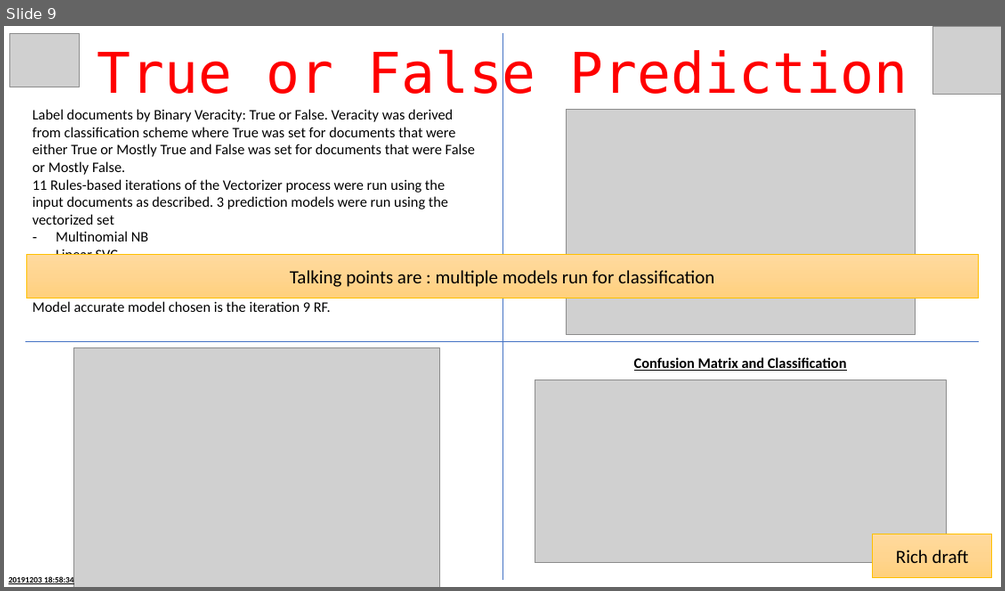
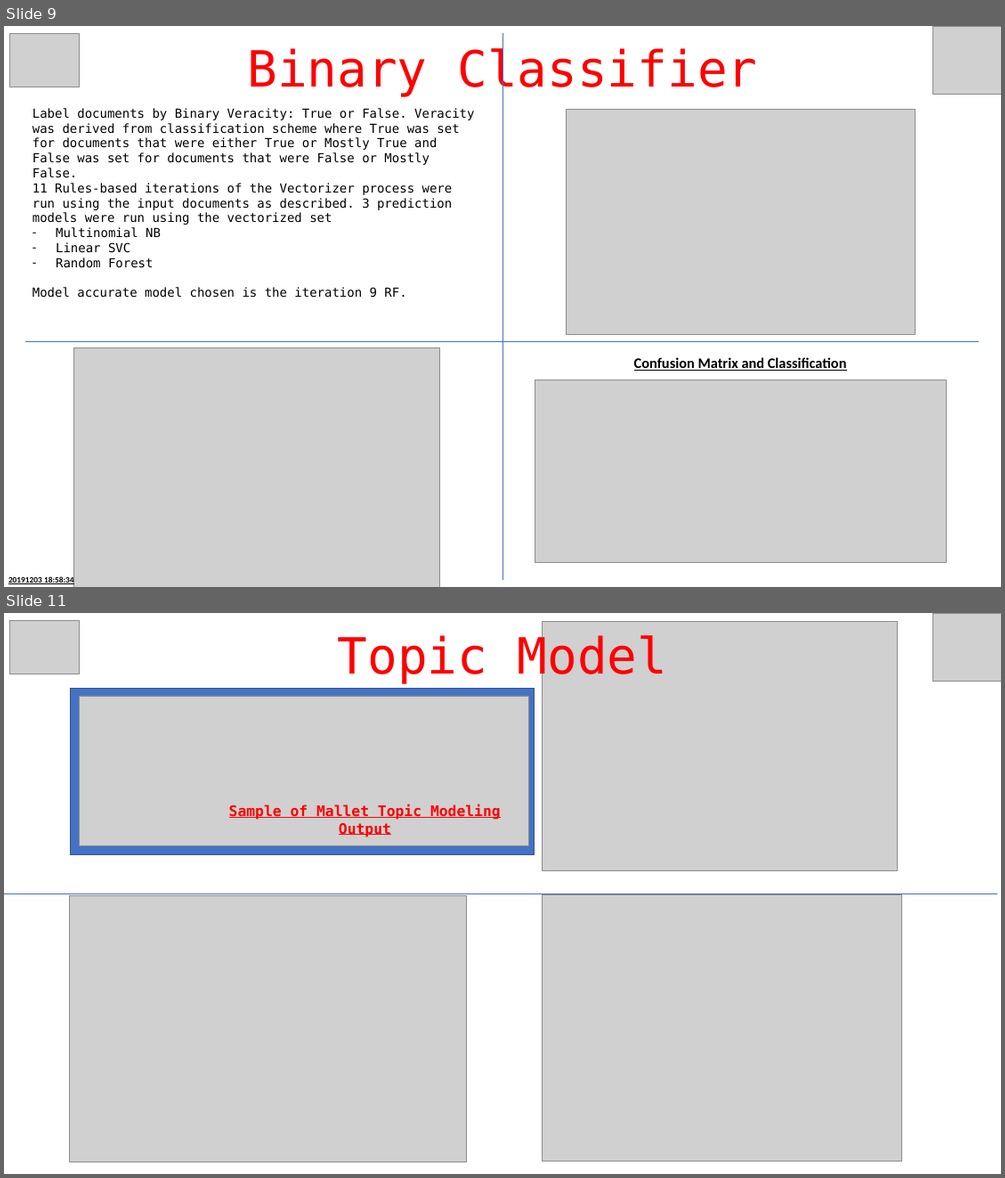
Before and after one commit to richpatanalytics/FakeNewsAnalysis, a slide deck: FakeNewsProjectPresentation.pptx. Shown one above the other, each under a label of ours: slide 9 before the commit, slides 9 and 11 after it; the slides between them are not shown. The pictures are 1005x591 and 1005x1178 pixels, drawn with LibreOffice and Linux fonts; fonts in the diff are those of the drawing; grey boxes stand for pictures; background and template pictures are left out. Boxes give left, top, right and bottom in pixels: in the first picture for what was removed or moved away, otherwise in the second. Text is boxed around its words. In the diff, an @@ line names an element or a change of style, - is before the commit and + after.

```diff
--- a/FakeNewsProjectPresentation.pptx
+++ b/FakeNewsProjectPresentation.pptx
@@ slide 11 added at (4,613,1001,1174), background picture (left out) @@
@@ picture added at (10,620,80,674) @@
@@ text added at (338,633,668,683), 48 pt, text #FF0000 @@
+Topic Model
@@ picture added at (542,622,897,871) @@
@@ picture added at (933,613,1001,681) @@
@@ rectangle added at (70,689,534,854), fill #4472C4, outline #325491 1 pt @@
@@ picture added at (80,696,529,846) @@
@@ text added at (229,803,501,837), 14 pt, text #FF0000, bold, underline @@
+Sample of Mallet Topic Modeling Output
@@ line added from (4, 894) to (998, 894), #4472C4 0.5 pt @@
@@ picture added at (69,896,466,1161) @@
@@ picture added at (542,895,902,1160) @@
@@ slide 9 changed as well @@
@@ text at (247,46,757,96): text changed; size 54 to 48 pt @@
-True or False Prediction
+Binary Classifier
@@ text "Label documents by Binary Veracity: ..." at (32,108,474,297): size 14 to 12 pt, font Calibri to DejaVu Sans Mono @@
@@ rectangle removed at (26,254,979,297) @@
-Talking points are : multiple models run for classification
@@ rectangle removed at (873,534,992,577) @@
-Rich draft
```
Also in this commit, not shown: 7 other slides changed, 3 other slides added, 6 slides removed.
